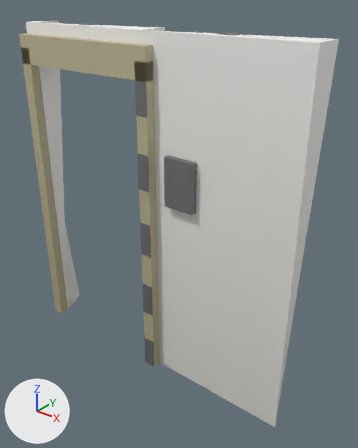
What one commit did to the glTF model models/kit/airlockWall_concrete.glb.
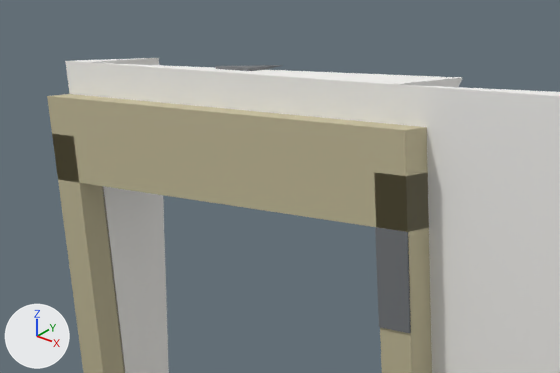
Each version is shown whole from a camera (50 mm lens) standing at (1.9, -2.16, 2.42) and looking at (0.14, 0.05, 1.05), then close up on the part from 1% to 56% of the width and 0% to 29% of the height. Lighting does not change. The marker at lower left points along +X, +Y and +Z. The first two pictures are the older version. Vertices at exactly the same position are counted once.

The first close-up shows 'airlockWall_concrete'.
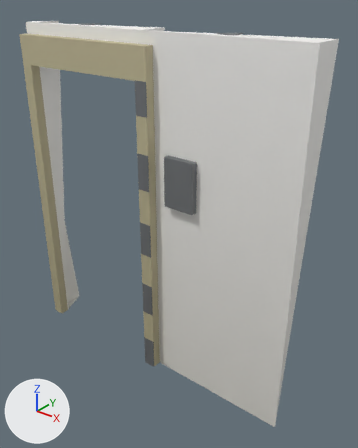
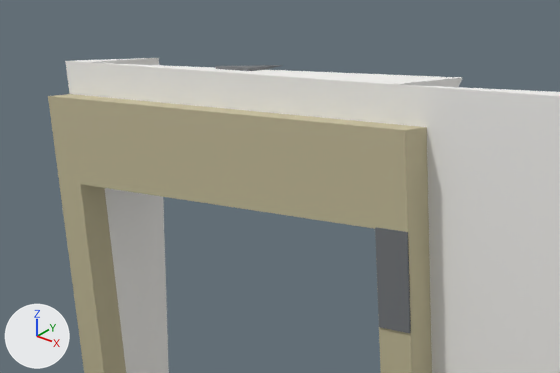
What differs and where, as boxes (x1, y1, x2, y2) in the close-ups (560 x 373 px; the box of a moved part takes in the faces that stretch with it):
'airlockWall_concrete', reshaped: before (47, 58, 560, 373); after (48, 58, 560, 373)
part 1 of me_base, moved or reshaped: before (52, 134, 432, 373); after (59, 181, 432, 373)

What the commit changed:
me_base is used by ob_airlockwall_concrete; location (0.0, 0.0, 0.0).
me_base had 100 vertices, 138 faces and spanned x -1.0..1.0, y -0.16..0.1, z 0.0..2.21.
me_base now has 96 vertices, 138 faces and spans x -1.0..1.0, y -0.16..0.1, z 0.0..2.21.
Part 1, on me_base:
8 vertices are removed from x -1.0..0.08, y -0.16..-0.1, z 2.05.
27 faces are deleted.
4 vertices are added at (-0.92, -0.1, 1.95), (-0.92, -0.16, 1.95), (0.0, -0.1, 1.95), (0.0, -0.16, 1.95).
27 new faces join them, mat_steel.
